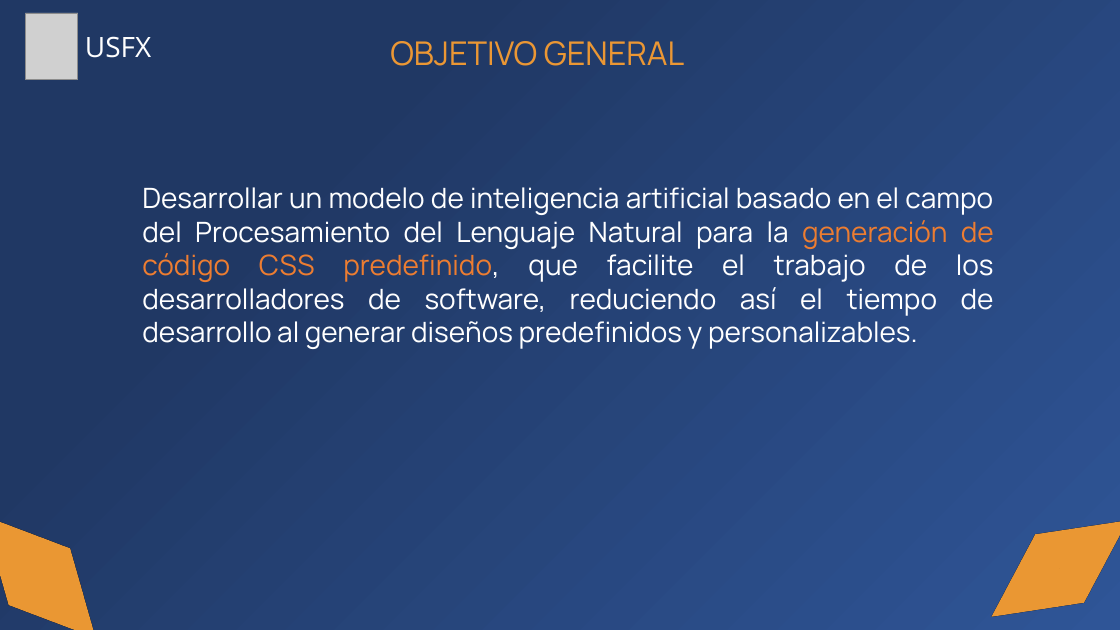
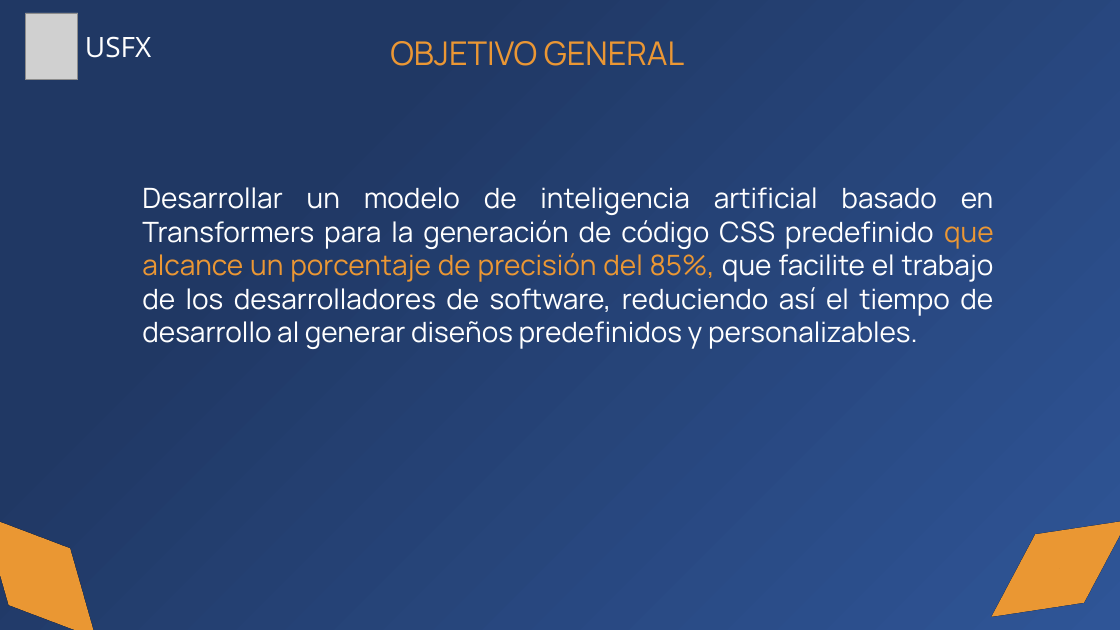
Before and after one commit to Zelechos/Generador-Css, a slide deck: slide 14 of documents/Presentación de Perfil - Modelo Generador CSS.pptx. Drawn at 1120x630 pixels with LibreOffice and Linux fonts; fonts in the diff are those of the drawing; grey boxes stand for pictures. Boxes give left, top, right and bottom in pixels: in the first picture for what was removed or moved away, otherwise in the second. Text is boxed around its words. In the diff, an @@ line names an element or a change of style, - is before the commit and + after.

```diff
--- a/documents/Presentación de Perfil - Modelo Generador CSS.pptx
+++ b/documents/Presentación de Perfil - Modelo Generador CSS.pptx
@@ text at (x1=142, y1=187, x2=994, y2=349): text changed @@
-Desarrollar un modelo de inteligencia artificial basado en el campo del Procesamiento del Lenguaje Natural para la generación de código CSS predefinido, que facilite el trabajo de los desarrolladores de software, reduciendo así el tiempo de desarrollo al generar diseños predefinidos y personalizables.
+Desarrollar un modelo de inteligencia artificial basado en Transformers para la generación de código CSS predefinido que alcance un porcentaje de precisión del 85%, que facilite el trabajo de los desarrolladores de software, reduciendo así el tiempo de desarrollo al generar diseños predefinidos y personalizables.
```
Also in this commit, not shown: 16 other slides changed, 1 slide added, 7 slides removed, 1 other file.
